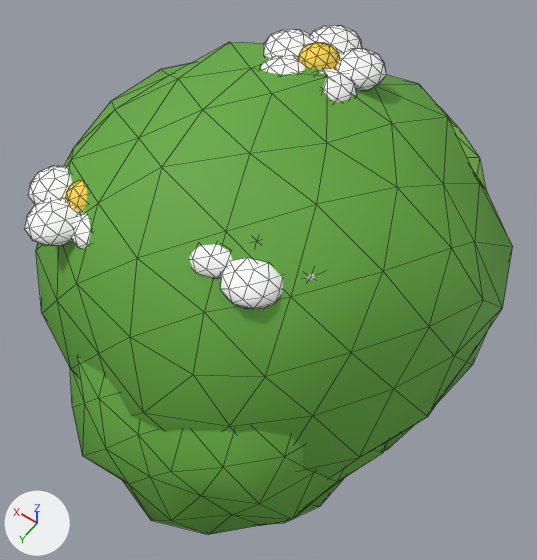
The FBX model Game/BlocksEscape/Assets/Prefabs/Scenery/FlowerBushWhite.fbx: old version first, new version second.
Before and after are seen from a 50 mm lens placed at (-0.595, 0.843, 1.591), pointed at (-0.015, 0.031, 0.316). The axes (+X, +Y, +Z) are drawn at lower left. The lights are the same throughout. The picture after the commit comes second. Mesh edges are drawn as thin lines. Where no turn or scale is listed for an object, it has been applied to the vertices.

Names of what the first picture shows: 'FlowerBushWhite'.
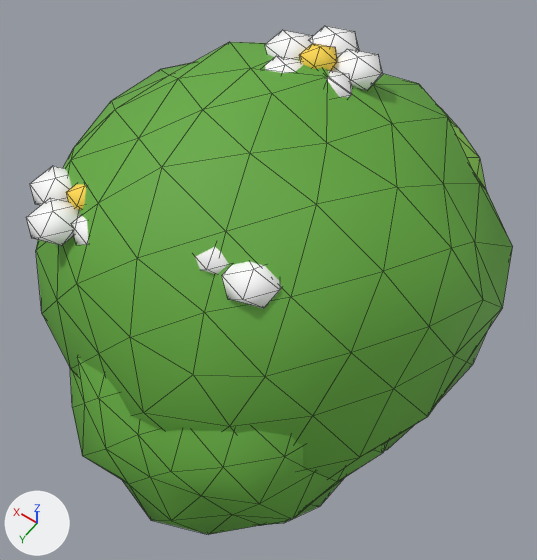
What differs and where, as boxes [x1, y1, x2, y2] in the pictures (537 x 560 px):
'FlowerBushWhite', reshaped: before [24, 25, 512, 534]; after [26, 26, 512, 534]
part 1 of me_flowerbushwhite, deleted: before [24, 25, 387, 309]

The change in detail:
me_flowerbushwhite is used by ob_flowerbushwhite; location (0.0, 0.0, 0.0).
me_flowerbushwhite had 1908 vertices, 3680 faces and spanned x -0.476..0.509, y -0.61..0.55, z -0.051..0.788.
me_flowerbushwhite now has 1008 vertices, 1880 faces and spans x -0.476..0.509, y -0.61..0.55, z -0.051..0.788.
me_flowerbushwhite part 1: 900 vertices removed from x -0.245..0.351, y -0.376..0.383, z 0.578..0.778.
